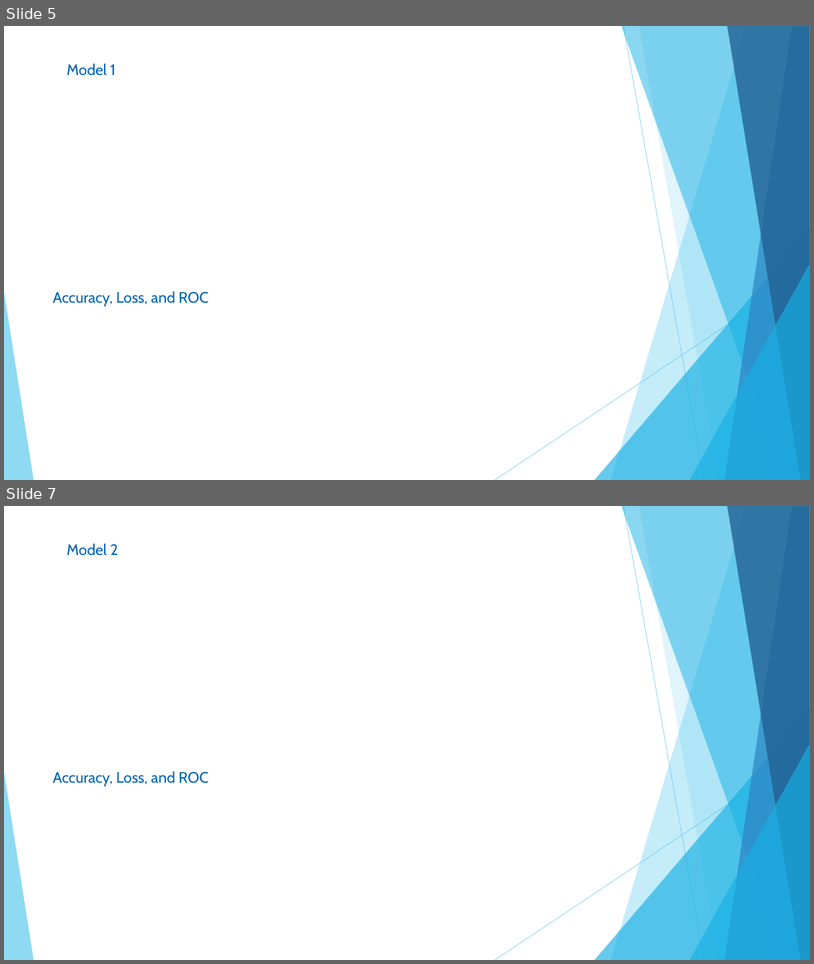
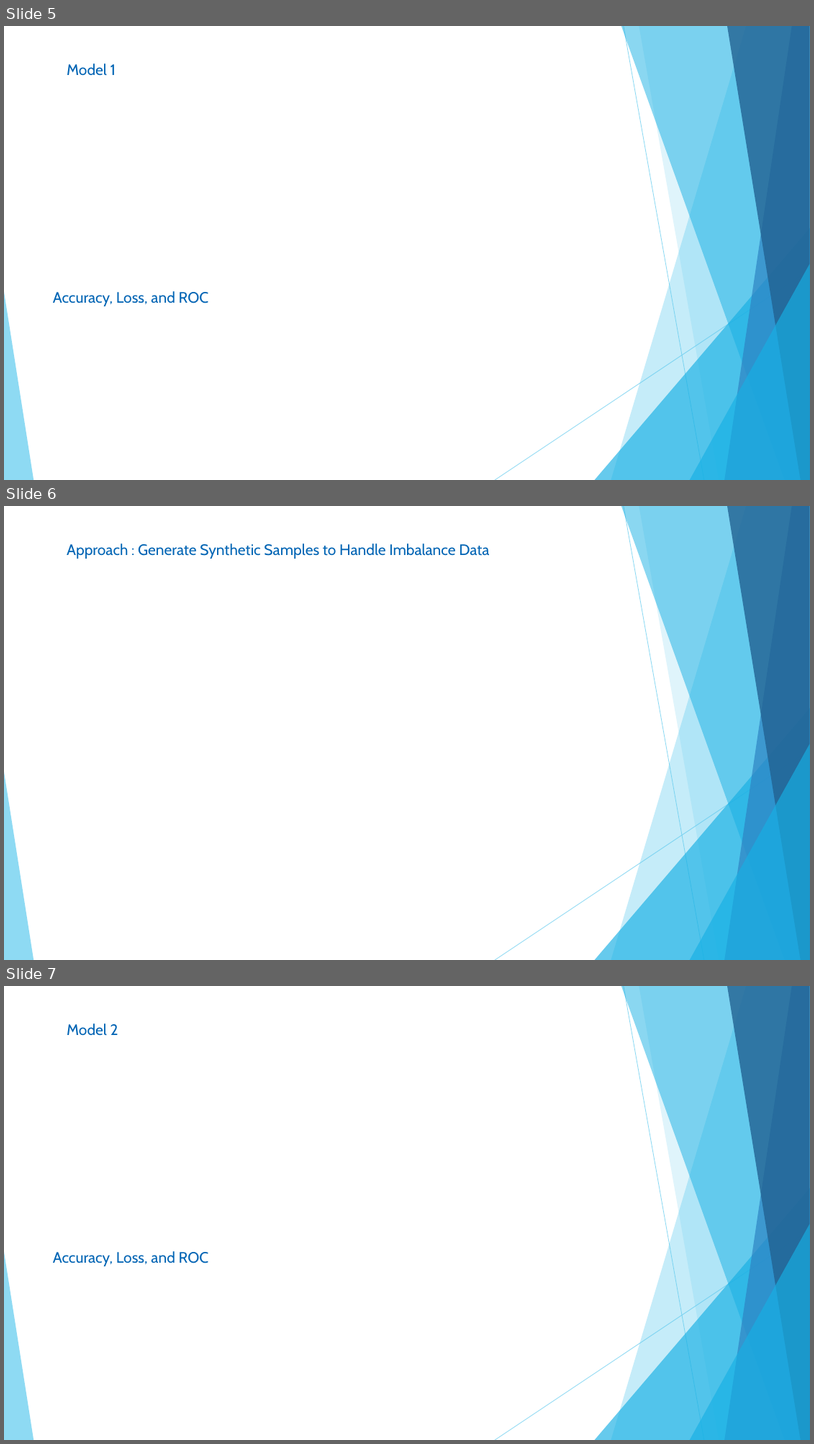
Before and after one commit to pyachauhan/Data-Hackathon-ModelTeam, a slide deck: PPT.pptx. Shown one above the other, each under a label of ours: slides 5 and 7 before the commit, slides 5, 6 and 7 after it; the slides between them are not shown. The pictures are 814x964 and 814x1444 pixels, drawn with LibreOffice and Linux fonts; fonts in the diff are those of the drawing. Boxes give left, top, right and bottom in pixels: in the first picture for what was removed or moved away, otherwise in the second. Text is boxed around its words. In the diff, an @@ line names an element or a change of style, - is before the commit and + after.

```diff
--- a/PPT.pptx
+++ b/PPT.pptx
@@ slide 6 added at [4,506,810,960], background #FFFFFF; not listed: 10 template elements that a slide beside it also shows @@
@@ text added at [67,543,489,559], 18 pt, text #0064B4 @@
+Approach : Generate Synthetic Samples to Handle Imbalance Data
```
Also in this commit, not shown: 4 slides changed, 2 slides removed, 1 other file.
